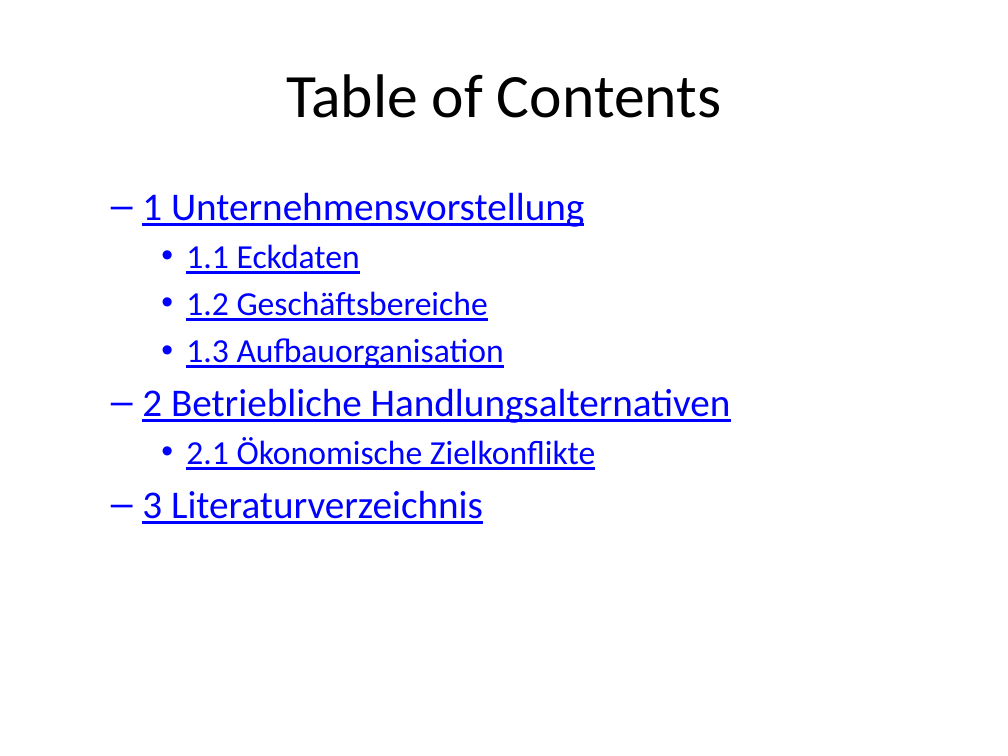
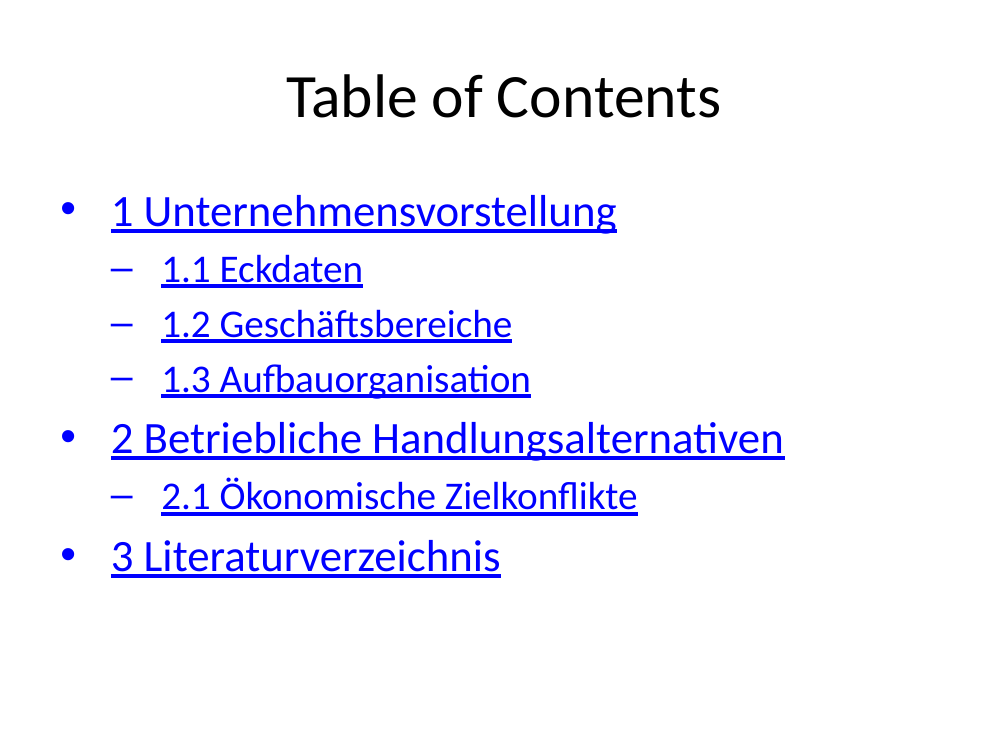
Before and after one commit to roman91DE/wipaed, a slide deck: slide 2 of praktikum/praesentation/praesentation.pptx. Drawn at 1008x756 pixels with LibreOffice and Linux fonts; fonts in the diff are those of the drawing. Boxes give left, top, right and bottom in pixels: in the first picture for what was removed or moved away, otherwise in the second. Text is boxed around its words. In the diff, an @@ line names an element or a change of style, - is before the commit and + after.

```diff
--- a/praktikum/praesentation/praesentation.pptx
+++ b/praktikum/praesentation/praesentation.pptx
@@ text "1 Unternehmensvorstellung" at (111, 195, 784, 578): size 28 to 32 pt in "1 Unternehmensvorstellung", "2 Betriebliche Handlungsalternativen", "3 Literaturverzeichnis"; size 24 to 28 pt in "1.1 Eckdaten", "1.2 Geschäftsbereiche", "1.3 Aufbauorganisation", "2.1 Ökonomische Zielkonflikte"; bullet – to •; list level 2 to 1 in "1 Unternehmensvorstellung"; bullet • to –; list level 3 to 2 in "1.1 Eckdaten"; list level 3 to 2 in "1.2 Geschäftsbereiche"; list level 3 to 2 in "1.3 Aufbauorganisation"; list level 2 to 1 in "2 Betriebliche Handlungsalternativen"; list level 3 to 2 in "2.1 Ökonomische Zielkonflikte"; list level 2 to 1 in "3 Literaturverzeichnis" @@
```
Also in this commit, not shown: 3 other slides changed, 3 other files.
